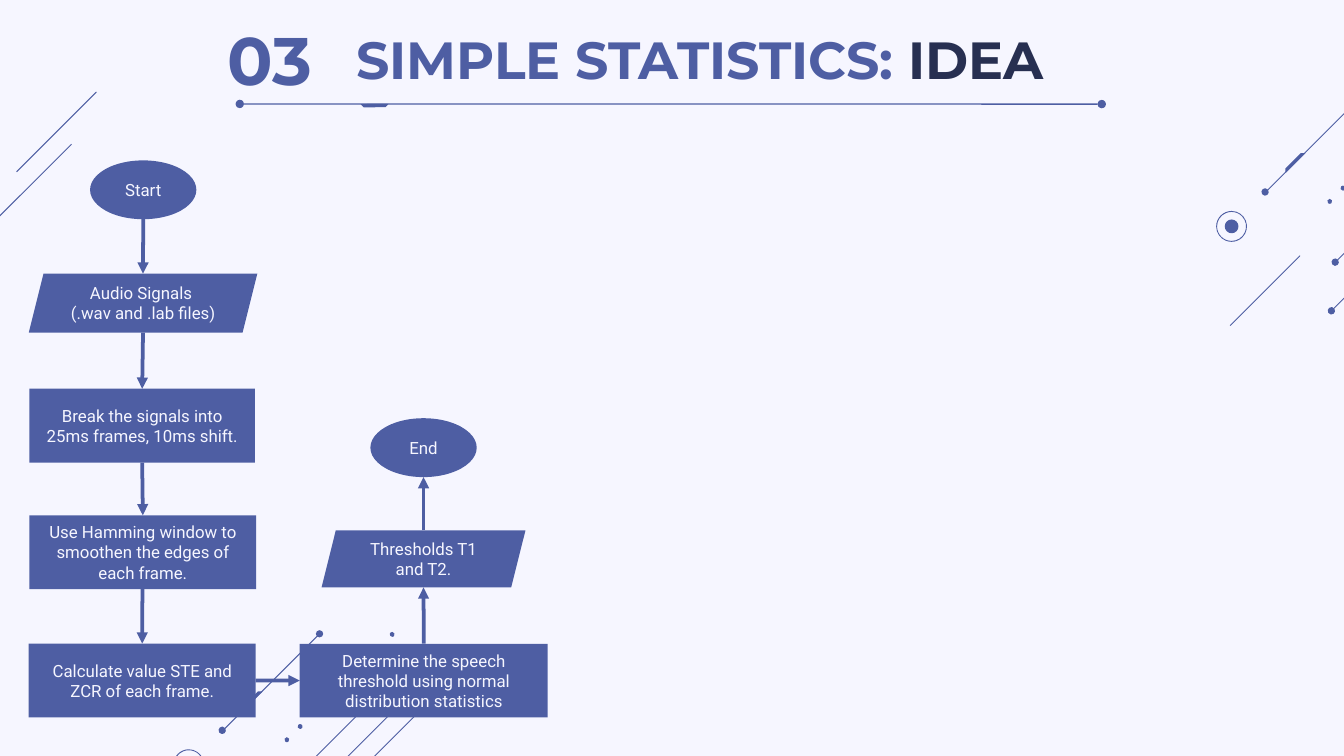
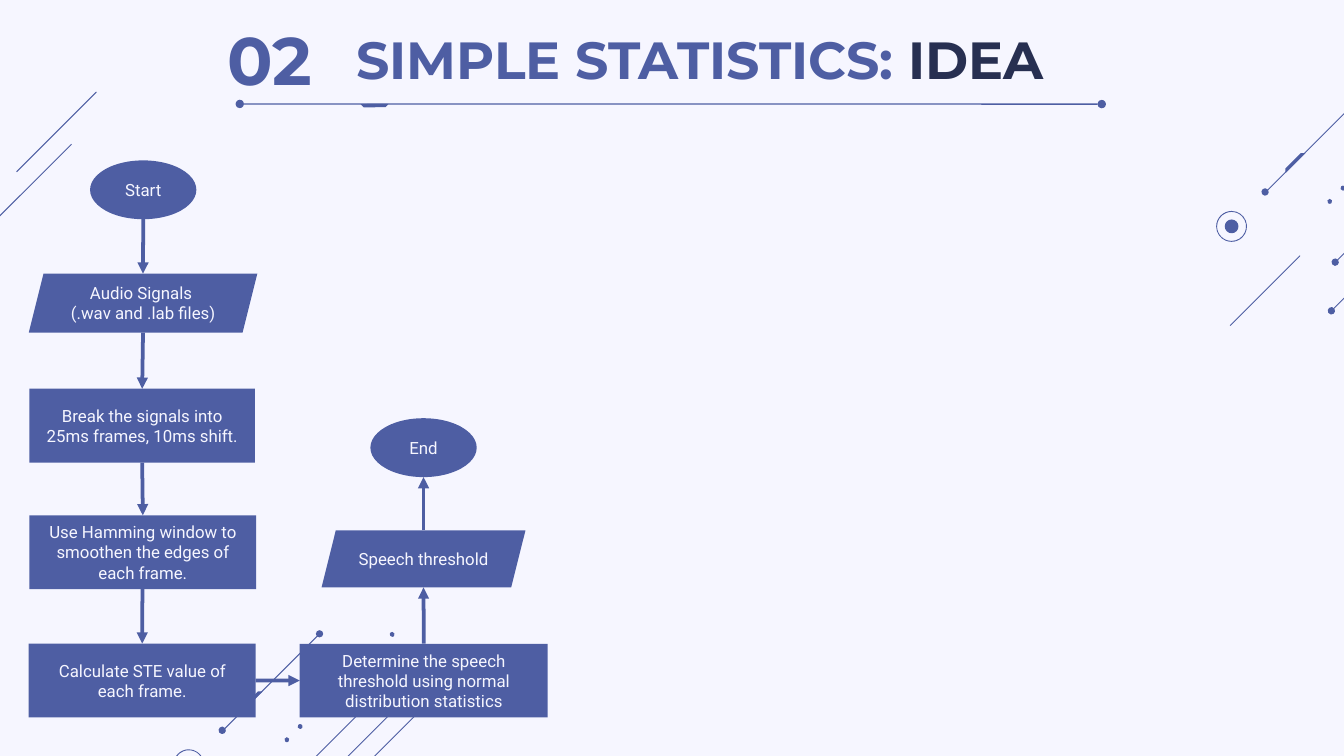
Before and after one commit to thdyqt/XLTHS, a slide deck: slide 26 of Slide.pptx (slide 41 before the commit). Drawn at 1344x756 pixels with LibreOffice and Linux fonts; fonts in the diff are those of the drawing. Boxes give left, top, right and bottom in pixels: in the first picture for what was removed or moved away, otherwise in the second. Text is boxed around its words. In the diff, an @@ line names an element or a change of style, - is before the commit and + after.

```diff
--- a/Slide.pptx
+++ b/Slide.pptx
@@ text at (227, 37, 312, 101): text changed @@
-03
+02
@@ text in parallelogram at (359, 552, 488, 569): text changed @@
-Thresholds T1 and T2.
+Speech threshold
@@ text in rectangle at (59, 664, 225, 697): text changed @@
-Calculate value STE and ZCR of each frame.
+Calculate STE value of each frame.
```
Also in this commit, not shown: 23 other slides changed, 11 slides added, 9 slides removed, 3 other files.
